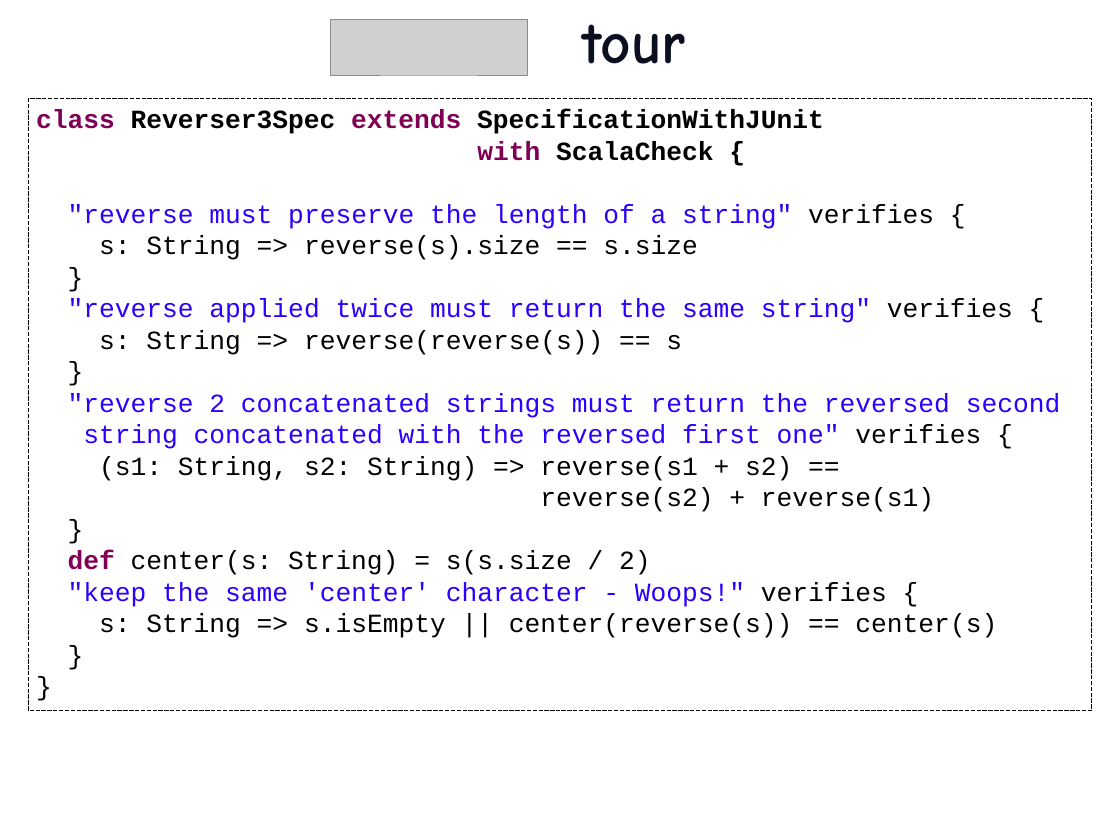
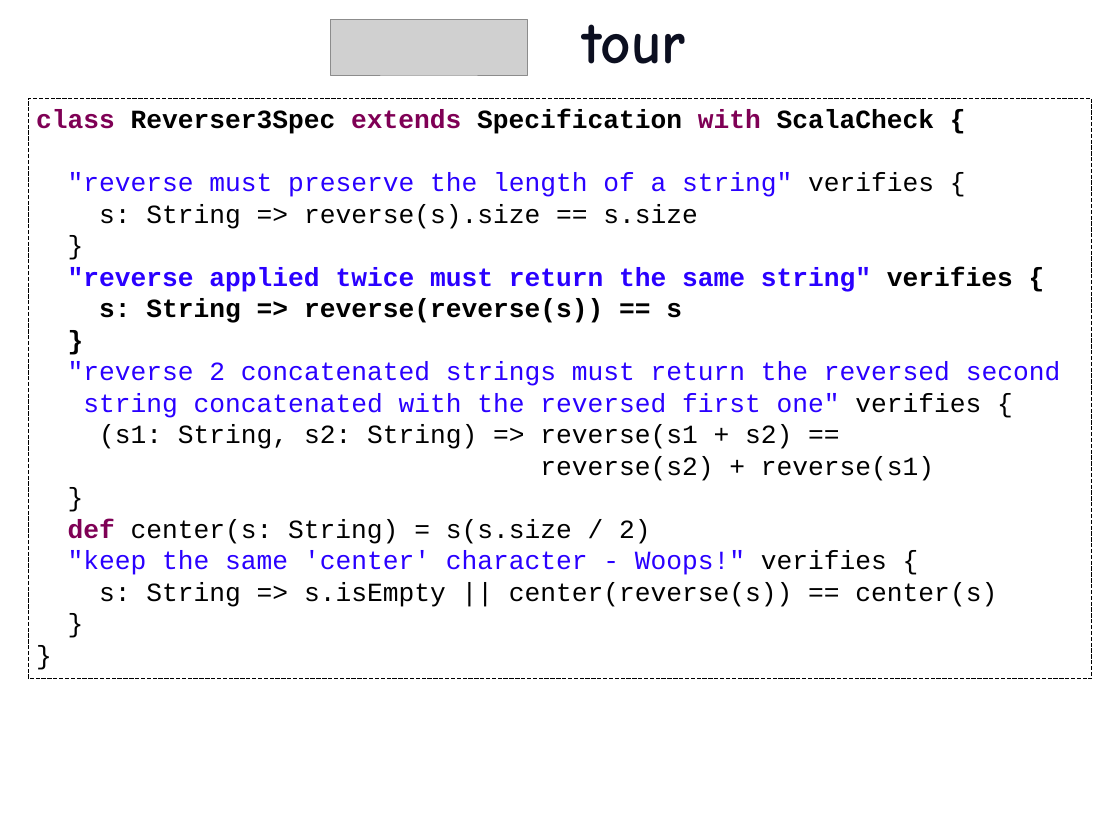
Before and after one commit to etorreborre/oscon-2010, a slide deck: slide 16 of src/main/resources/oscon_2010_specs.pptx. Drawn at 1120x840 pixels with LibreOffice and Linux fonts; fonts in the diff are those of the drawing; grey boxes stand for pictures; background and template pictures are left out. Boxes give left, top, right and bottom in pixels: in the first picture for what was removed or moved away, otherwise in the second. Text is boxed around its words. In the diff, an @@ line names an element or a change of style, - is before the commit and + after.

Commit message:
started reworking the slides based on presentation tips: key ideas, must add missing resources

```diff
--- a/src/main/resources/oscon_2010_specs.pptx
+++ b/src/main/resources/oscon_2010_specs.pptx
@@ rectangle "class Reverser3Spec extends Specification with ...": place and size @@
-rectangle "class Reverser3Spec extends Specification with ..." at [28,98,1092,711]
+rectangle "class Reverser3Spec extends Specification with ..." at [28,98,1092,679]
@@ text in rectangle at [36,110,935,134]: text changed @@
-class Reverser3Spec extends SpecificationWithJUnit
-with ScalaCheck {
+class Reverser3Spec extends Specification with ScalaCheck {
@@ text in rectangle at [68,267,1013,323]: bold on in ""reverse applied twice must return the same ...", "s: String => reverse(reverse(s)) == s", "}" @@
```
Also in this commit, not shown: 18 other slides changed, 1 other file.
